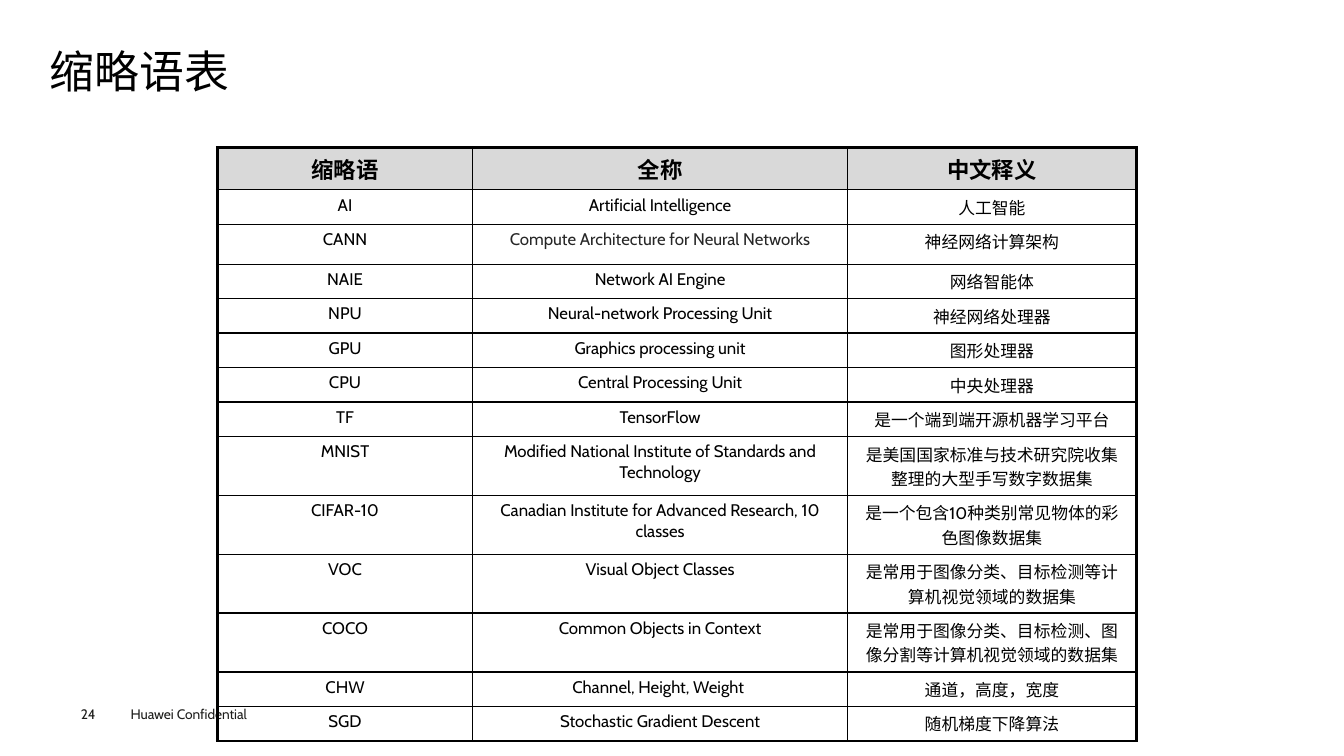
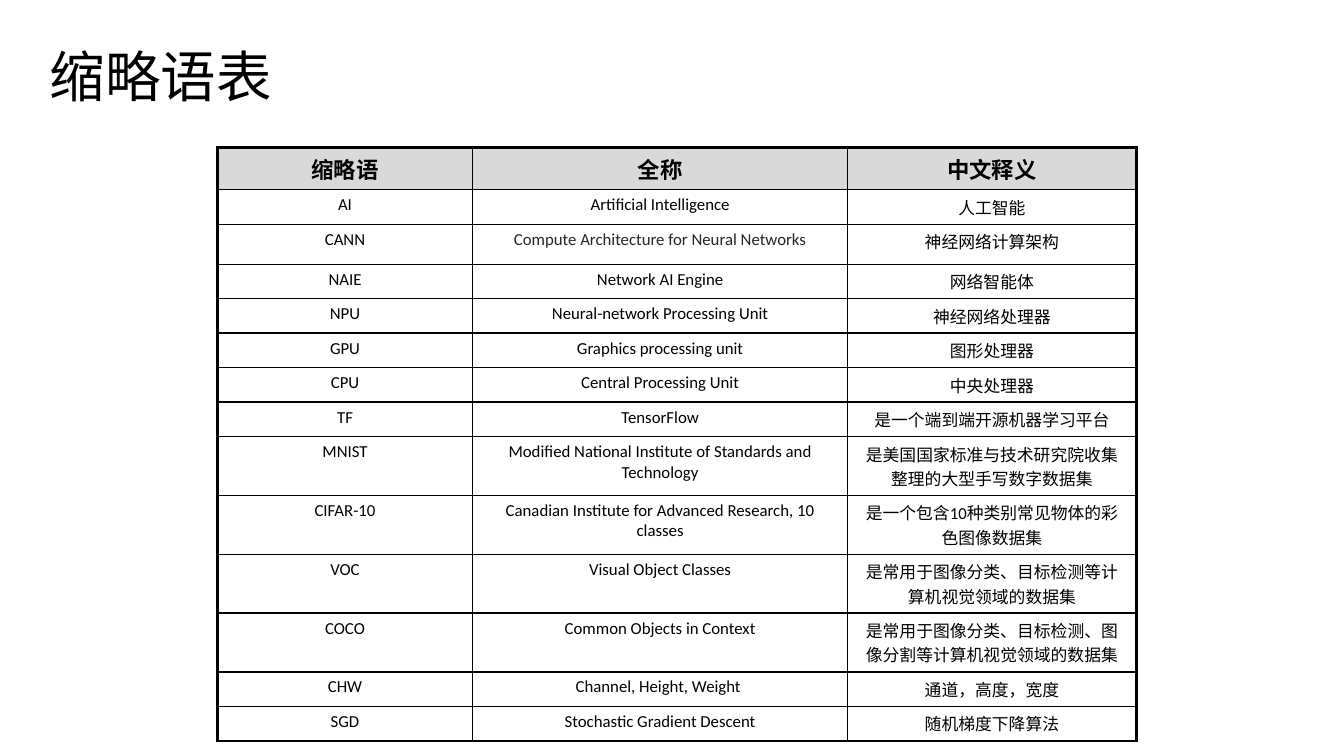
Before and after one commit to mindspore-courses/CradleOfAI, a slide deck: slide 26 of MindSpore做深度学习训练.pptx (slide 24 before the commit). Drawn at 1344x756 pixels with LibreOffice and Linux fonts; fonts in the diff are those of the drawing; background and template pictures are left out. Boxes give left, top, right and bottom in pixels: in the first picture for what was removed or moved away, otherwise in the second. Text is boxed around its words. In the diff, an @@ line names an element or a change of style, - is before the commit and + after.

```diff
--- a/MindSpore做深度学习训练.pptx
+++ b/MindSpore做深度学习训练.pptx
@@ title "缩略语表" at (x1=50, y1=50, x2=272, y2=102): size 32 to 39.6 pt, font Cabin to Noto Sans CJK SC @@
@@ table at (x1=218, y1=147, x2=1137, y2=736) @@
@@ font Cabin to Calibri @@
@@ page number removed at (x1=81, y1=709, x2=96, y2=719) @@
-24
@@ text removed at (x1=131, y1=707, x2=247, y2=723) @@
-Huawei Confidential
```
Also in this commit, not shown: 22 other slides changed, 4 slides added, 2 slides removed, 28 other files.
